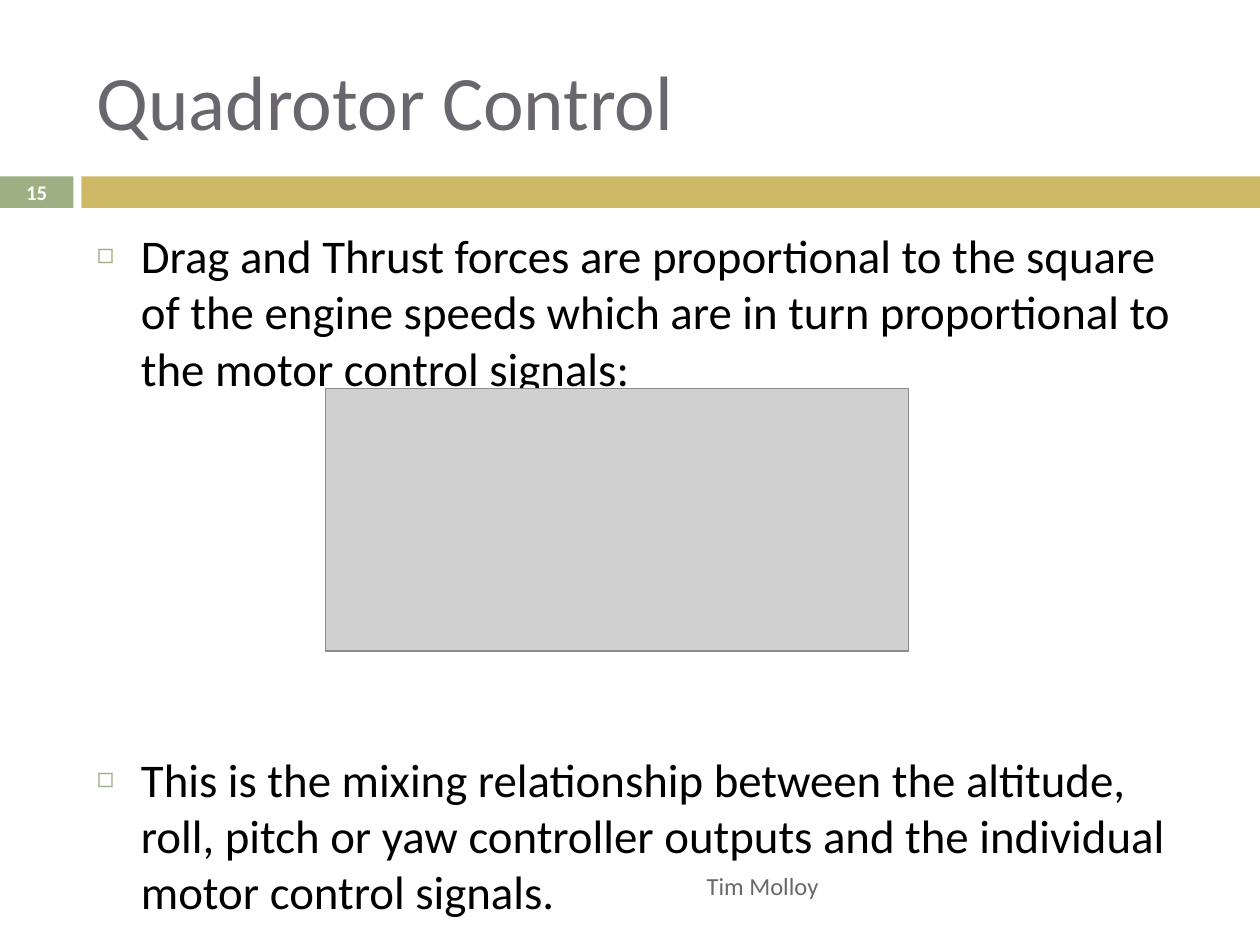
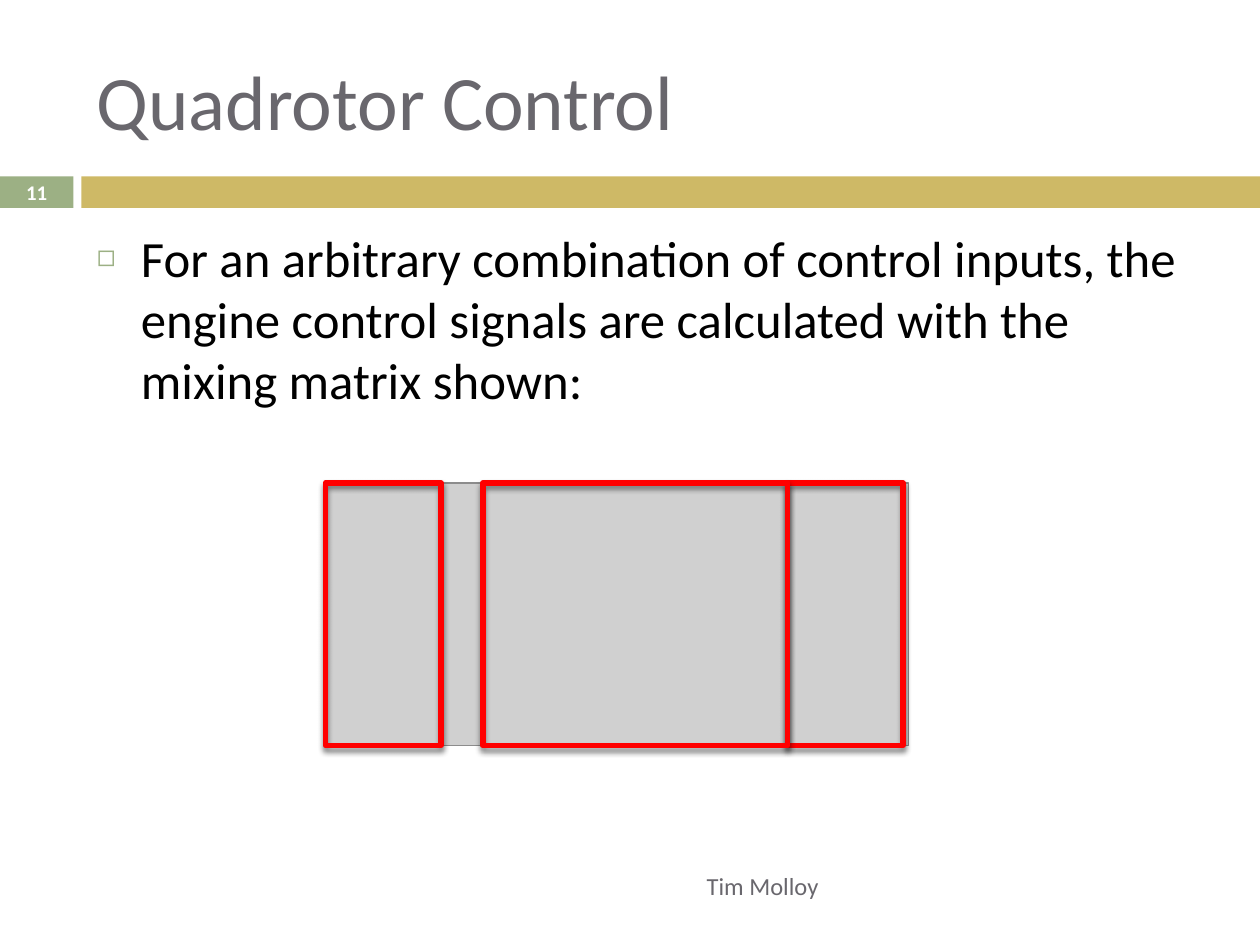
Before and after one commit to lijian8/ahns10, a slide deck: slide 11 of docproject/official_ahns/presentations/tim_semester1.pptx (slide 15 before the commit). Drawn at 1260x945 pixels with LibreOffice and Linux fonts; fonts in the diff are those of the drawing; grey boxes stand for pictures. Boxes give left, top, right and bottom in pixels: in the first picture for what was removed or moved away, otherwise in the second. Text is boxed around its words. In the diff, an @@ line names an element or a change of style, - is before the commit and + after.

```diff
--- a/docproject/official_ahns/presentations/tim_semester1.pptx
+++ b/docproject/official_ahns/presentations/tim_semester1.pptx
@@ page number at box(26, 186, 47, 200): text changed @@
-15
+11
@@ text at box(141, 241, 1176, 408): text changed; size 26.8 to 29 pt @@
-◻ Drag and Thrust forces are proportional to the square of the engine speeds which are in turn proportional to the motor control signals:
-◻ This is the mixing relationship between the altitude, roll, pitch or yaw controller outputs and the individual motor control signals.
+◻ For an arbitrary combination of control inputs, the engine control signals are calculated with the mixing matrix shown:
@@ picture: place and size @@
-picture at box(325, 388, 907, 650)
+picture at box(325, 483, 907, 745)
@@ rectangle added at box(325, 483, 441, 745), outline #FF0000 3.29 pt @@
@@ rectangle added at box(483, 483, 788, 745), outline #FF0000 3.29 pt @@
@@ rectangle added at box(788, 483, 903, 745), outline #FF0000 3.29 pt @@
```
Also in this commit, not shown: 7 other slides changed, 4 slides removed.
